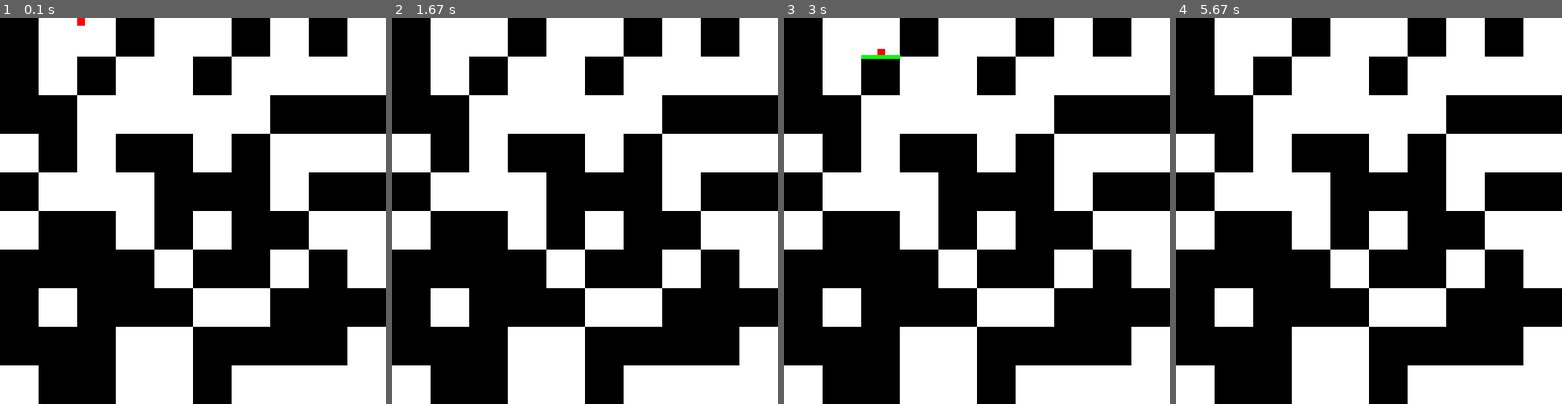
Above: before the commit, frames 1-4 (left to right).
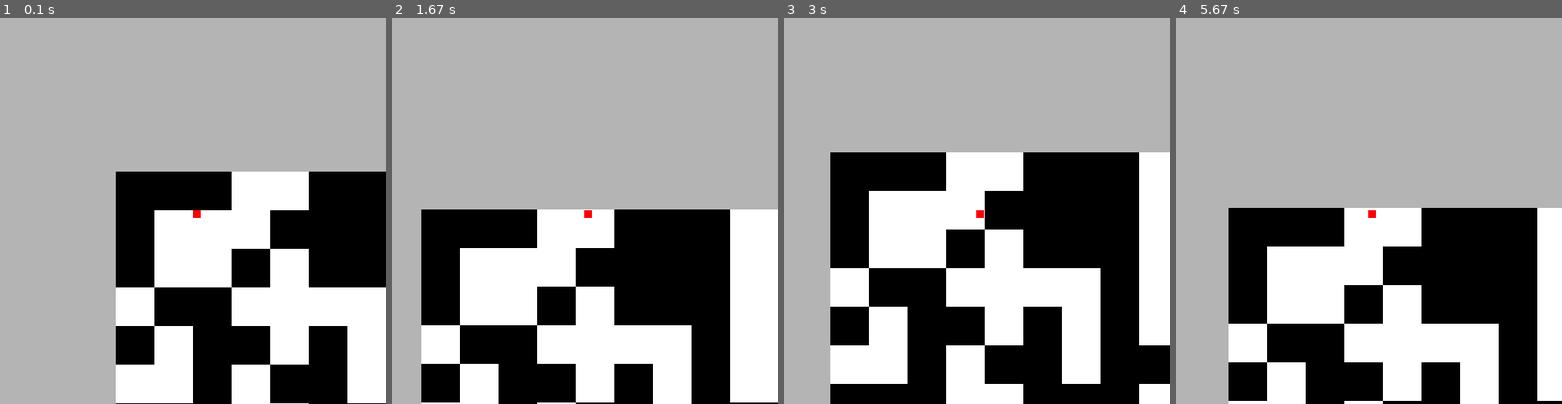
Above: after the commit, the same moments.

Repository: sillypantscoder/pygame_platformer_2
Game: pygame game, started from main.py
The game is run twice, just before and just after one commit, with the same random seed, the same clock (stepped at 60 frames per second) and the same inputs.
Inputs:
- Up to frame 1 (0.1 s): no input
- Up to frame 2 (1.67 s): hold Right 0.33-0.8 s; hold Up 0.83-1.13 s; hold Right 1.17-1.63 s
- Up to frame 3 (3 s): hold Left 1.67-2.2 s; hold Left 2.23-2.63 s; hold Right from 2.67 s (still down)
- Up to frame 4 (5.67 s): release Right at 3.3 s; hold Left 3.33-3.8 s; hold Right 3.83-4.3 s; hold Up 4.33-4.63 s; hold Right 4.67-5.13 s; hold Left from 5.17 s (still down)

The runs differ from the first frame. In frame 1, 76% of the frame differs, in the area x 0-100%, y 0-100%; in frame 2, 76%; in frame 3, 72%; in frame 4, 79%.

Commit message:
Added scrolling screen
The entire screen is now rendered to totalScreen, then drawn onto the screen at an offset.

Diff:
--- a/main.py
+++ b/main.py
@@ -4,12 +4,17 @@
 playerpos = [100, 0]
 v = [0, 0]
 
+BOARDSIZE = [30, 30]
 WHITE = (255, 255, 255)
 BLACK = (0, 0, 0)
-WORLD = [[random.choice([0, 1]) for x in range(10)] for y in range(10)]
+GRAY = (180, 180, 180)
+LIGHTRED = (255, 180, 180)
+RED = (255, 0, 0)
+WORLD = [[random.choice([0, 1]) for x in range(BOARDSIZE[0])] for y in range(BOARDSIZE[0])]
 CELLSIZE = 50
 
 screen = pygame.display.set_mode([500, 500])
+totalScreen = pygame.Surface((BOARDSIZE[0] * CELLSIZE, BOARDSIZE[1] * CELLSIZE))
 
 running = True
 c = pygame.time.Clock()
@@ -26,18 +31,20 @@
 	can_move_left = True
 	can_move_right = True
 	# DRAWING ------------
-	screen.fill(WHITE)
+	screen.fill(GRAY)
+	totalScreen.fill(WHITE)
 	# Player
 	playerpos[0] += v[0]
 	playerpos[1] += v[1]
-	pygame.draw.rect(screen, (255, 0, 0), pygame.Rect(*playerpos, 10, 10))
+	pygame.draw.rect(screen, LIGHTRED, pygame.Rect(*playerpos, 10, 10).move((250 - playerpos[0], 250 - playerpos[1])))
+	pygame.draw.rect(totalScreen, RED, pygame.Rect(*playerpos, 10, 10))
 	touching_platforms = []
 	# World
 	for x in range(len(WORLD)):
 		for y in range(len(WORLD[x])):
 			cell = WORLD[x][y]
 			if cell == 1:
-				pygame.draw.rect(screen, BLACK, pygame.Rect(x * CELLSIZE, y * CELLSIZE, CELLSIZE, CELLSIZE))
+				pygame.draw.rect(totalScreen, BLACK, pygame.Rect(x * CELLSIZE, y * CELLSIZE, CELLSIZE, CELLSIZE))
 				if pygame.Rect(playerpos[0], playerpos[1] + 1, 10, 10).colliderect(pygame.Rect(x * CELLSIZE, y * CELLSIZE, CELLSIZE, CELLSIZE)):
 					touching_platforms.append(pygame.Rect(x * CELLSIZE, y * CELLSIZE, CELLSIZE, CELLSIZE))
 	# Player v computations
@@ -54,25 +61,26 @@
 				playerpos[1] = platform.top - 10
 				if keys[pygame.K_UP]:
 					v[1] = -3
-				pygame.draw.line(screen, (0, 255, 0), platform.topleft, platform.topright, 5)
+				pygame.draw.line(totalScreen, (0, 255, 0), platform.topleft, platform.topright, 5)
 			else:
 				if platform.left - player.right > -5:
 					# Player is bumping into left side of platform!
 					v[0] = -1
-					pygame.draw.line(screen, (0, 255, 0), platform.topleft, platform.bottomleft, 5)
+					pygame.draw.line(totalScreen, (0, 255, 0), platform.topleft, platform.bottomleft, 5)
 				elif player.left - platform.right > -5:
 					# Player is bumping into right side of platform!
 					v[0] = 1
-					pygame.draw.line(screen, (0, 255, 0), platform.topright, platform.bottomright, 5)
+					pygame.draw.line(totalScreen, (0, 255, 0), platform.topright, platform.bottomright, 5)
 				elif platform.bottom - player.top > -10:
 					# Player is whacking into the top of a platform!
 					v[1] = 0
 					playerpos[1] = platform.bottom
-					pygame.draw.line(screen, (0, 255, 0), platform.bottomleft, platform.bottomright, 5)
+					pygame.draw.line(totalScreen, (0, 255, 0), platform.bottomleft, platform.bottomright, 5)
 	# Respawning
-	if playerpos[1] > 500:
+	if playerpos[1] > BOARDSIZE[1] * CELLSIZE:
 		playerpos = [100, 0]
 	# FLIP -----------------
+	screen.blit(totalScreen, (250 - playerpos[0], 250 - playerpos[1]))
 	pygame.display.flip()
 	c.tick(60)
 pygame.quit()
